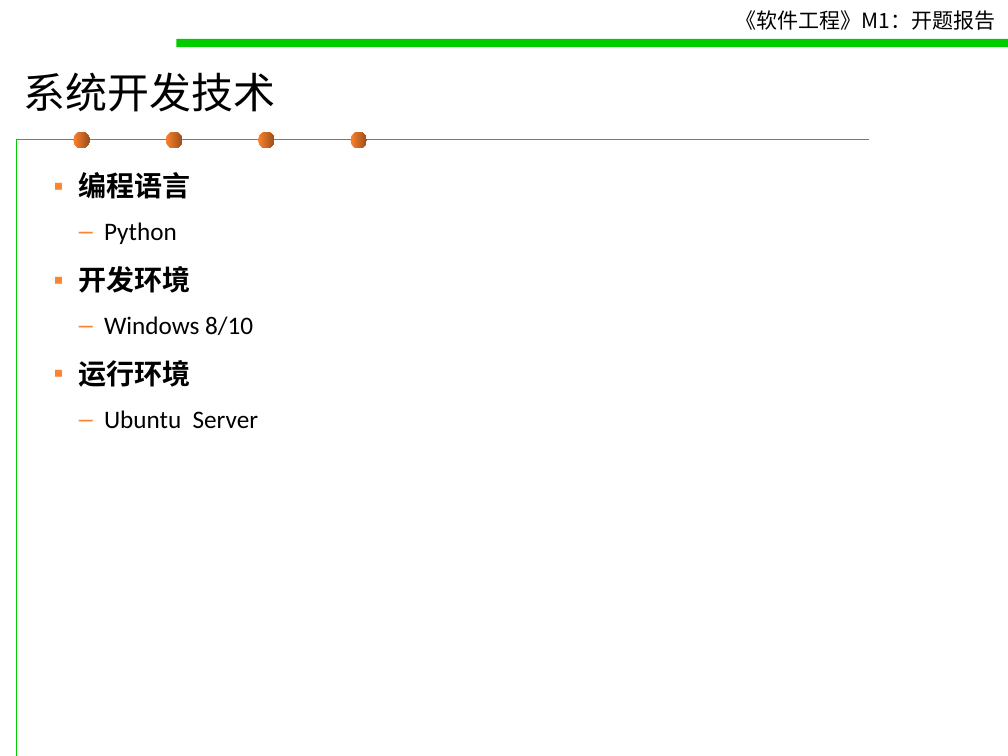
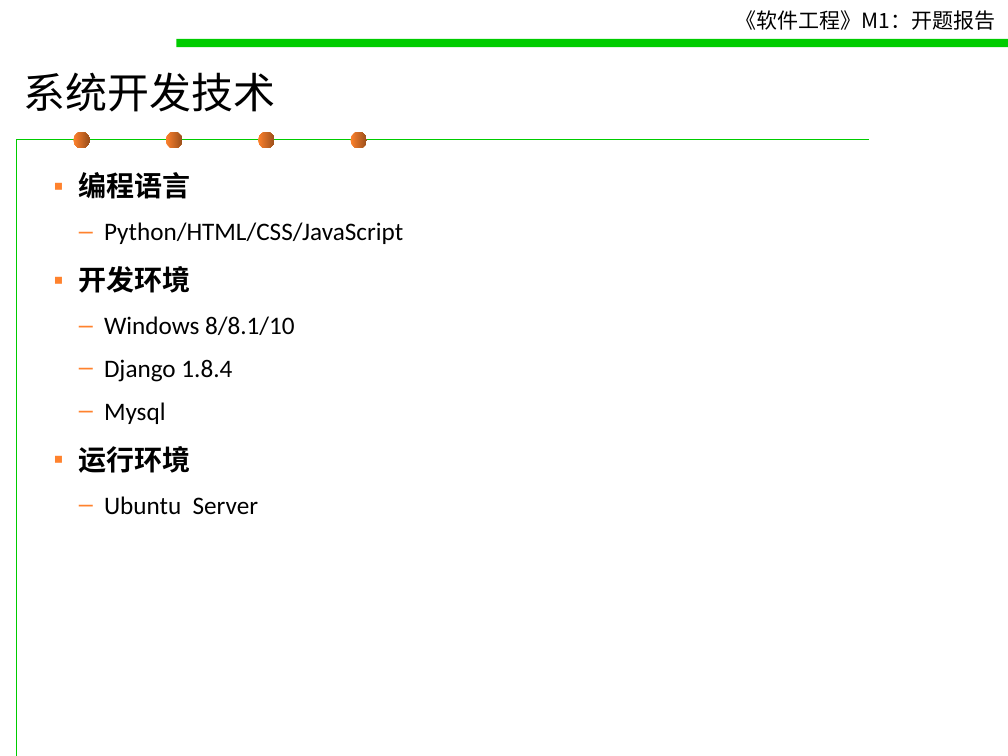
Before and after one commit to October-66/Traveler-Pal, a slide deck: slide 7 of doc/M1 - 开题报告.ppt. Drawn at 1008x756 pixels with LibreOffice and Linux fonts; fonts in the diff are those of the drawing. Boxes give left, top, right and bottom in pixels: in the first picture for what was removed or moved away, otherwise in the second. Text is boxed around its words. In the diff, an @@ line names an element or a change of style, - is before the commit and + after.

Commit message:
Update doc

```diff
--- a/doc/M1 - 开题报告.ppt
+++ b/doc/M1 - 开题报告.ppt
@@ text at (x1=104, y1=222, x2=403, y2=244): text changed @@
-  – Python
+  – Python/HTML/CSS/JavaScript
@@ text at (x1=104, y1=316, x2=295, y2=424): text changed @@
-  – Windows 8/10
+  – Windows 8/8.1/10
+  – Django 1.8.4
+  – Mysql
```
Also in this commit, not shown: 3 other slides changed, 1 slide added, 1 slide removed.
